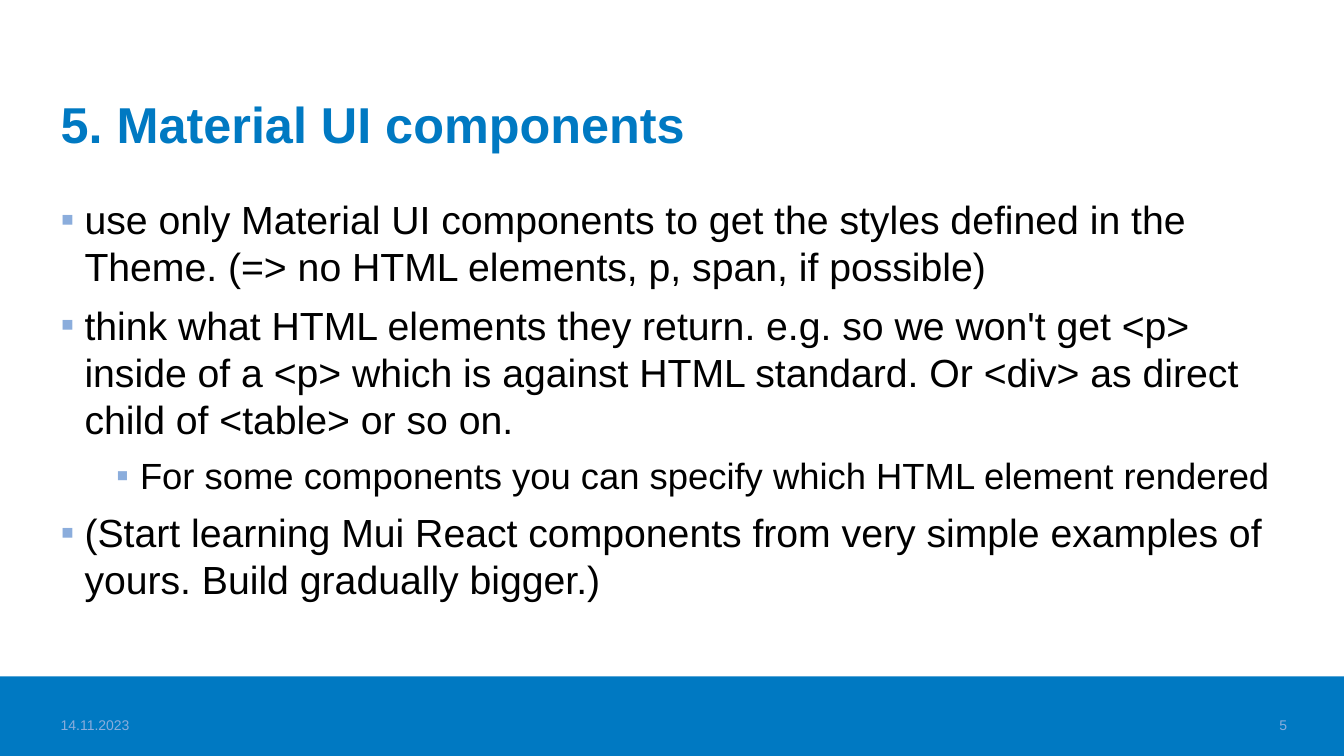
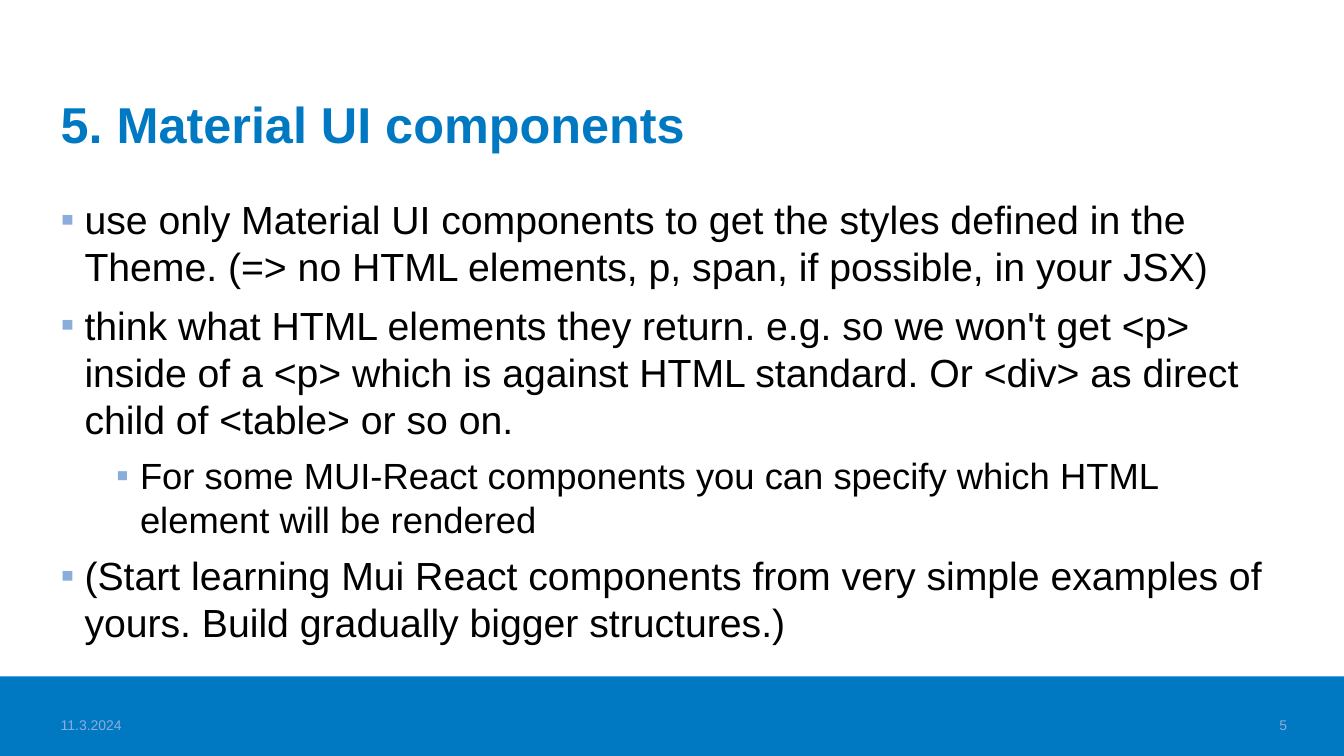
Before and after one commit to haagahelia/ohke-teknologiat, a slide deck: slide 5 of 05_frontend/Frontend_VideoTopics.pptx. Drawn at 1344x756 pixels with LibreOffice and Linux fonts; fonts in the diff are those of the drawing; background and template pictures are left out. Boxes give left, top, right and bottom in pixels: in the first picture for what was removed or moved away, otherwise in the second. Text is boxed around its words. In the diff, an @@ line names an element or a change of style, - is before the commit and + after.

Commit message:
Frontend learning material polished more

```diff
--- a/05_frontend/Frontend_VideoTopics.pptx
+++ b/05_frontend/Frontend_VideoTopics.pptx
@@ text at (x1=85, y1=205, x2=1208, y2=289): text changed @@
-▪ use only Material UI components to get the styles defined in the Theme. (=> no HTML elements, p, span, if possible)
+▪ use only Material UI components to get the styles defined in the Theme. (=> no HTML elements, p, span, if possible, in your JSX)
@@ text at (x1=85, y1=462, x2=1262, y2=645): text changed @@
-  ▪ For some components you can specify which HTML element rendered
-▪ (Start learning Mui React components from very simple examples of yours. Build gradually bigger.)
+  ▪ For some MUI-React components you can specify which HTML element will be rendered
+▪ (Start learning Mui React components from very simple examples of yours. Build gradually bigger structures.)
@@ text at (x1=61, y1=720, x2=122, y2=730): text changed @@
-14.11.2023
+11.3.2024
```
Also in this commit, not shown: 15 other slides changed, 1 other file.
